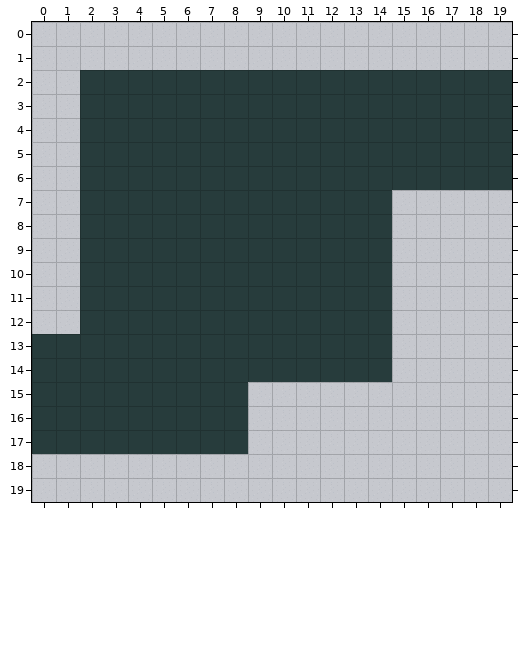
A Tiled map (JSON) gets an edit: assets/tiled/rooms/ac-repair_a.json. The picture above is the old version.
Cells are 24x24 px. Shown: x 0..19, y 0..19.
The same view after the edit:
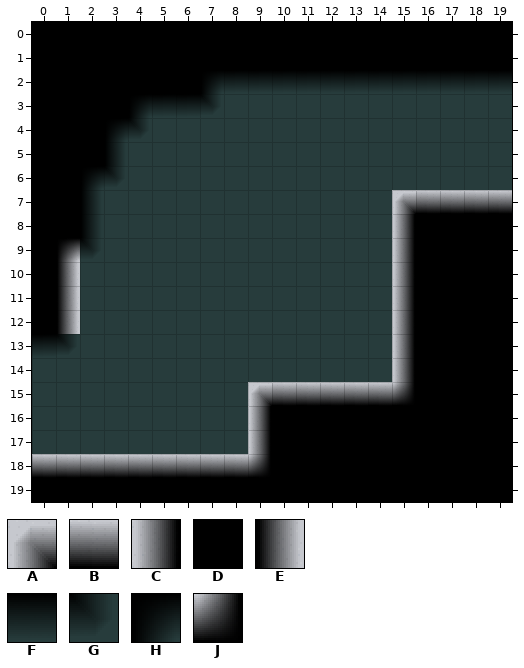
Key: from "other": A 220, B 221, C 264, D 265, E 266, F 309, G 310, H 352, J 442.
_ is an empty cell.
Tiles of an added or newly shown layer are drawn over the layers below it.
See-through tiles are keyed as they look on the map.
Changes in this commit:
Layer "shadow" (added):
y 0..1: x 0..19 ____________________ -> DDDDDDDDDDDDDDDDDDDD
y 2: x 0..19 ____________________ -> DDDDDDDHFFFFFFFFFFFF
y 3: x 0..7 ________ -> DDDDHFFG
y 4: x 0..4 _____ -> DDDHG
y 5: x 0..3 ____ -> DDDE
y 6: x 0..3 ____ -> DDHG
y 7: x 0..2 ___ -> DDE; x 15..19 _____ -> ABBBB
y 8: x 0..2 ___ -> DDE; x 15..19 _____ -> CDDDD
y 9: x 0..2 ___ -> DHG; x 15..19 _____ -> CDDDD
y 10..12: x 0..1 __ -> DE; x 15..19 _____ -> CDDDD
y 13: x 0..1 __ -> FG; x 15..19 _____ -> CDDDD
y 14: x 15..19 _____ -> CDDDD
y 15: x 9..19 ___________ -> ABBBBBJDDDD
y 16..17: x 9..19 ___________ -> CDDDDDDDDDD
y 18: x 0..19 ____________________ -> BBBBBBBBBJDDDDDDDDDD
y 19: x 0..19 ____________________ -> DDDDDDDDDDDDDDDDDDDD
Changed places in both pictures, as pixel boxes (x1, y1, x2, y2):
added: (32, 22, 512, 502)
